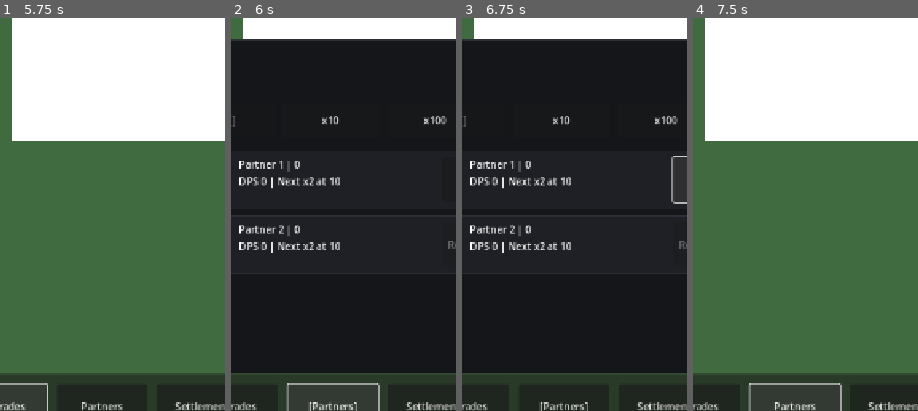
Above: before the commit, frames 1-4 (left to right).
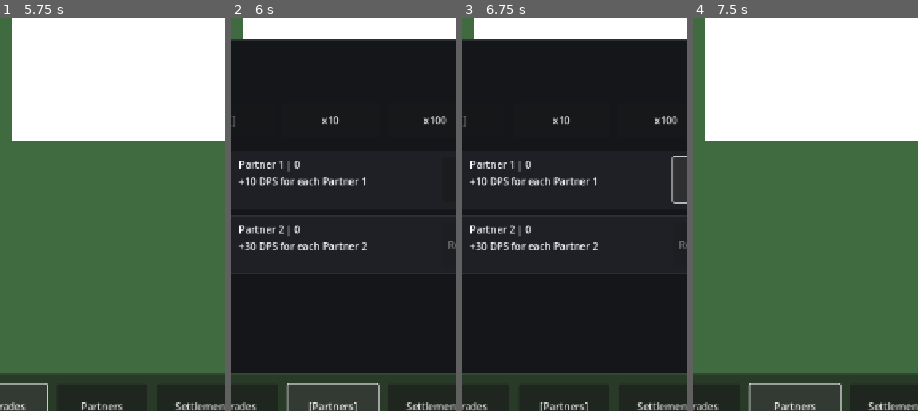
Above: after the commit, the same moments.

Repository: StanisRyz/naruto-clicker
Game: Godot game, scene res://scenes/main/Main.tscn
Two runs of this game, one before a commit and one after it. Both use one fixed random seed, a clock stepped at 60 frames per second and the inputs below.
Inputs:
- Up to frame 1 (5.75 s): click "Upgrades" at 0.5 s; click "x10" at 1.25 s; click "x1" at 2 s; click "x100" at 2.75 s; click "Max" at 3.5 s; click "Upgrade x0 - Cost: 5" at 4.25 s; click "[Upgrades]" at 5 s
- Up to frame 2 (6 s): click "Partners" at 5.75 s
- Up to frame 3 (6.75 s): click "Hire x1 - Cost: 10" at 6.5 s
- Up to frame 4 (7.5 s): click "[Partners]" at 7.25 s
The pictures show only the part of the screen within x 16-66%, y 47-96%; the shares and areas given below are measured in that part.

Frame 1 is identical in both runs. In frame 2, 1.7% of the frame differs, in the area x 3-61%, y 40-60%; in frame 3, 1.7%; in frame 4, nothing differs.

Commit message:
Fix partner card effect description
Fix PartnerPanel row descriptions to show per-purchase DPS.

Changes include:
- Replace accumulated tier DPS text with per-purchase DPS text.
- Remove milestone text from partner row descriptions.
- Keep actual partner milestone and final DPS formulas unchanged.
- Preserve partner purchases, bulk-buy, progressive reveal, and settlement/prestige interactions.

Diff:
--- a/scenes/ui/PartnerPanel.gd
+++ b/scenes/ui/PartnerPanel.gd
@@ -91,15 +91,11 @@
 	var button: Button = row["button"]
 	var partner_name: String = state.partner_names[partner_index]
 	var partner_count: int = state.partner_counts[partner_index]
-	var next_milestone: int = state.get_next_milestone(partner_count)
 	name_count_label.text = "%s | %d" % [partner_name, partner_count]
-	if next_milestone > 0:
-		effect_label.text = "DPS %d | Next x2 at %d" % [
-			state.get_partner_tier_total_dps(partner_index),
-			next_milestone,
-		]
-	else:
-		effect_label.text = "DPS %d | Max milestones" % state.get_partner_tier_total_dps(partner_index)
+	effect_label.text = "+%d DPS for each %s" % [
+		state.partner_dps_values[partner_index],
+		partner_name,
+	]
 
 	if not state.can_buy_partner(partner_index):
 		button.disabled = true
--- a/scripts/game/ClickerState.gd
+++ b/scripts/game/ClickerState.gd
@@ -944,9 +944,9 @@
 
 func _get_character_level_cost_for_level(level: int) -> int:
 	# Non-linear, not exponential: target level is current + 1, and milestone targets cost x3.
-	var current_level: int = maxi(1, level)
-	var target_level: int = current_level + 1
-	var progress: float = float(current_level - 1)
+	var current_hero_level: int = maxi(1, level)
+	var target_level: int = current_hero_level + 1
+	var progress: float = float(current_hero_level - 1)
 	var raw_cost: float = (
 		float(character_cost_base)
 		+ character_cost_linear * progress
Not shown, changed: AGENTS.md
Not shown, changed: README.md
